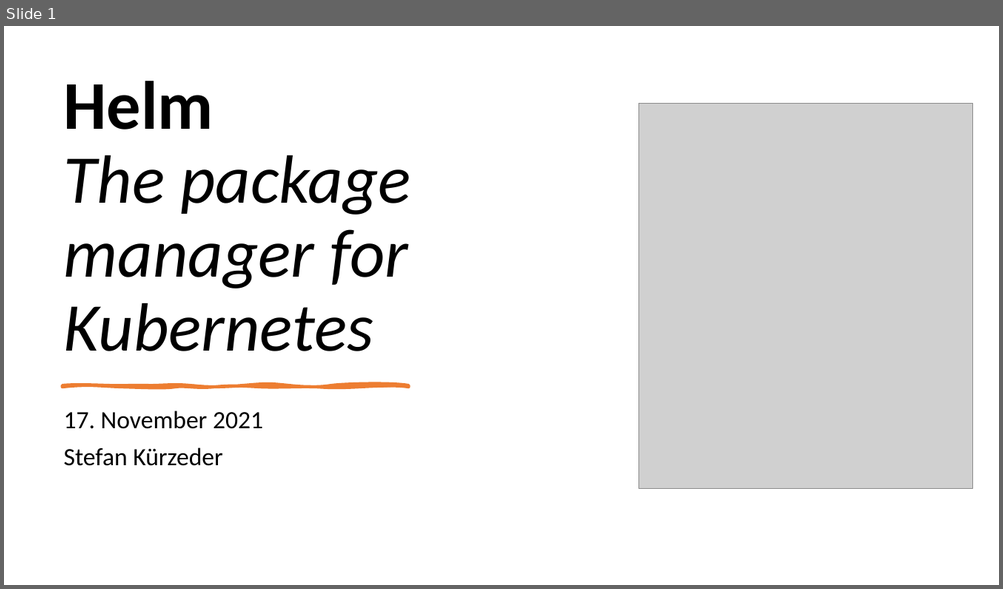
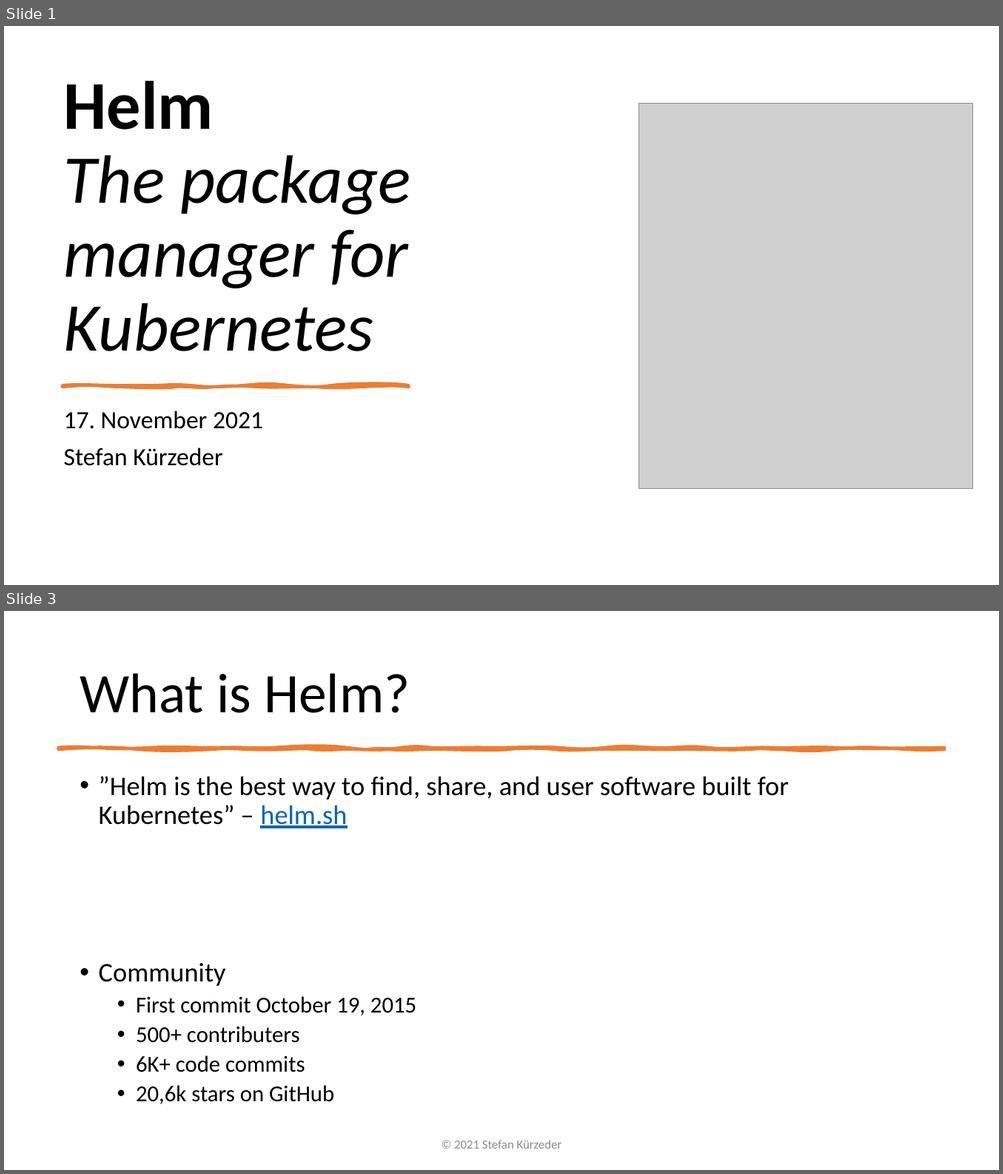
Before and after one commit to StiviiK/helm-handson, a slide deck: docs/Presentation-Helm.pptx. Shown one above the other, each under a label of ours: slide 1 before the commit, slides 1 and 3 after it; the slides between them are not shown. The pictures are 1003x589 and 1003x1174 pixels, drawn with LibreOffice and Linux fonts; fonts in the diff are those of the drawing; grey boxes stand for pictures. Boxes give left, top, right and bottom in pixels: in the first picture for what was removed or moved away, otherwise in the second. Text is boxed around its words. In the diff, an @@ line names an element or a change of style, - is before the commit and + after.

```diff
--- a/docs/Presentation-Helm.pptx
+++ b/docs/Presentation-Helm.pptx
@@ slide 3 added at (4, 611, 999, 1170), background #FFFFFF @@
@@ title added at (79, 673, 410, 713), 54 pt, text #000000 @@
+What is Helm?
@@ freeform shape added at (59, 748, 944, 749), fill #ED7D31, outline #ED7D31 3.25 pt @@
@@ text added at (99, 776, 788, 1105), 26 pt, text #000000 @@
+• ”Helm is the best way to find, share, and user software built for Kubernetes” – helm.sh
+• Community
+  • First commit October 19, 2015
+  • 500+ contributers
+  • 6K+ code commits
+  • 20,6k stars on GitHub
@@ text added at (454, 1140, 562, 1149), 12 pt, text #8C8C8C @@
+© 2021 Stefan Kürzeder
```
Also in this commit, not shown: 2 slides changed, 2 other slides added, 11 other files.
